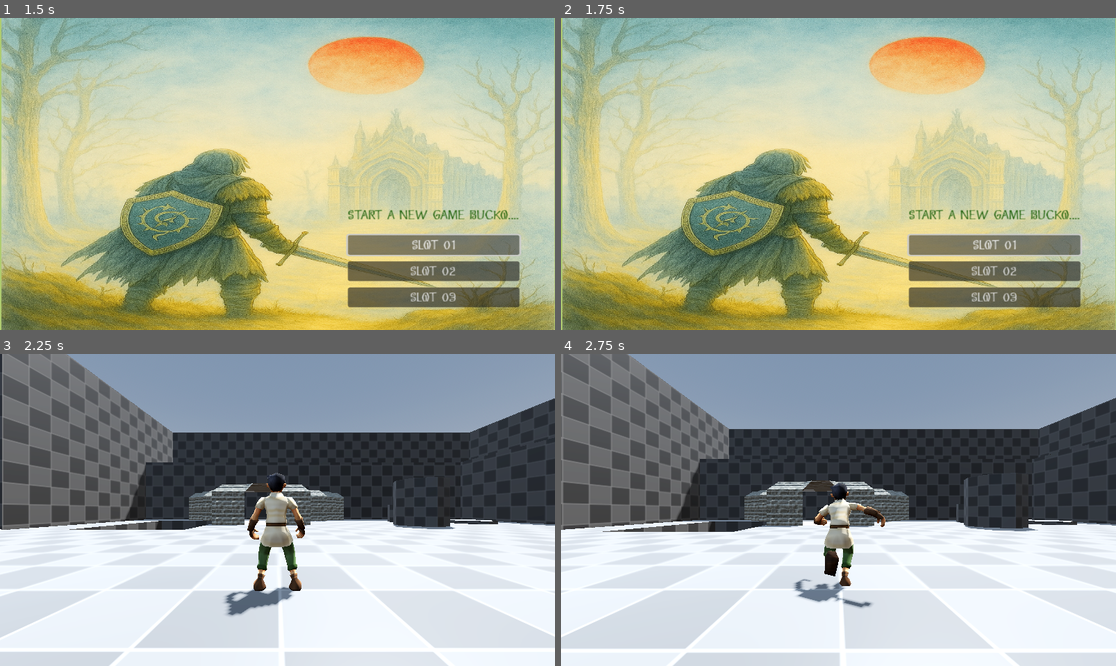
Above: before the commit, frames 1-4 (two rows, left to right).
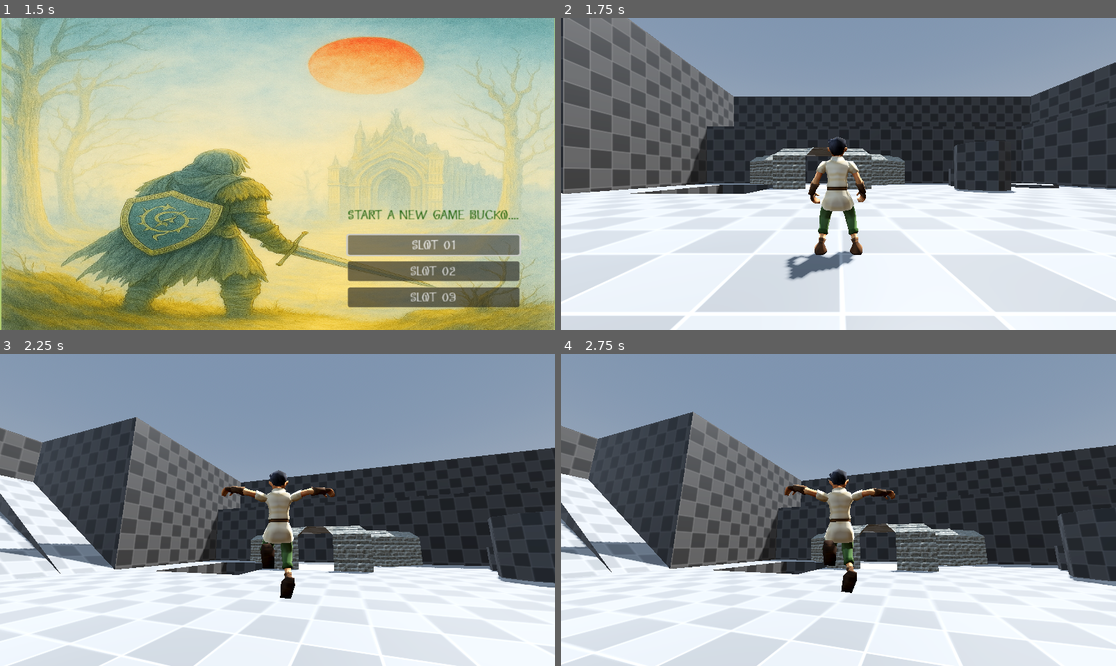
Above: after the commit, the same moments.

Repository: Zeruel702/NOAR
Game: Godot game, scene res://Title_Screen/title_screen.tscn
Two runs of this game, one before a commit and one after it. Both use one fixed random seed, a clock stepped at 60 frames per second and the inputs below.
Inputs (mouse positions are in pixels of both pictures, inside the frame that each line leads up to):
- Up to frame 1 (1.5 s): click "NEW GAME" at 0.5 s; click "SLOT 01" at 1.25 s
- Up to frame 2 (1.75 s): no input
- Up to frame 3 (2.25 s): tap Enter (ui_accept) at 2 s; move the mouse to (305, 510) at 2.02 s; hold W (move_forward) from 2.03 s (still down); click (305, 510) at 2.17 s
- Up to frame 4 (2.75 s): keep holding W (move_forward); tap Enter (ui_accept) at 2.27 s

Frame 1 is identical in both runs. In frame 2, 98% of the frame differs, in the area x 0-100%, y 0-100%; in frame 3, 44%; in frame 4, 44%.

Commit message:
Temp-fix-for-grey-wall
player spawner coming

Diff:
--- a/00_Global/Scene_Manager/Scene_Manager.tscn
+++ b/00_Global/Scene_Manager/Scene_Manager.tscn
@@ -17,7 +17,6 @@
 script = ExtResource("1_4ixls")
 
 [node name="fade" type="Control" parent="."]
-visible = false
 layout_mode = 3
 anchors_preset = 15
 anchor_right = 1.0
@@ -26,7 +25,6 @@
 grow_vertical = 2
 
 [node name="TextureRect" type="TextureRect" parent="fade"]
-visible = false
 modulate = Color(0.054992683, 0.046691895, 0.06640625, 1)
 layout_mode = 1
 anchors_preset = 15
--- a/00_Global/Scene_Manager/scene_manager.gd
+++ b/00_Global/Scene_Manager/scene_manager.gd
@@ -55,7 +55,7 @@
 func fade_screen( from : Vector2, to : Vector2 ) -> Signal:
 	fade.position = from
 	var tween : Tween = create_tween()
-	tween.tween_property( fade, "position", to, 0.5 )
+	tween.tween_property( fade, "position", to, 0.2 )
 	return tween.finished
 
 
--- a/Scenes/Dungeon_1.tscn
+++ b/Scenes/Dungeon_1.tscn
@@ -1,8 +1,9 @@
-[gd_scene load_steps=5 format=3 uid="uid://cdbkd57mcs7ob"]
+[gd_scene load_steps=6 format=3 uid="uid://cdbkd57mcs7ob"]
 
 [ext_resource type="MeshLibrary" uid="uid://dgillw68d86cc" path="res://Scenes/Dungy.tres" id="3_10dtu"]
 [ext_resource type="PackedScene" uid="uid://dp25mdx4alep7" path="res://General/Scene_Transition/Level_Transition.tscn" id="3_42jee"]
 [ext_resource type="PackedScene" uid="uid://b7btr6krr02r3" path="res://00_Global/Scene_Manager/Scene_Manager.tscn" id="4_8yqlw"]
+[ext_resource type="PackedScene" uid="uid://cl7ctby2wmu0e" path="res://Scenes/player.tscn" id="4_10dtu"]
 
 [sub_resource type="Environment" id="Environment_5bmuo"]
 fog_enabled = true
@@ -31,7 +32,9 @@
 
 [node name="Dungeon_Level_Transition1" parent="." instance=ExtResource("3_42jee")]
 transform = Transform3D(1, 0, 0, 0, 1, 0, 0, 0, 1, -104.12458, 0, 0)
-location = 2
+location = 3
 Target_Level = "uid://c7ctc6j6yvi0f"
 
 [node name="SceneManager" parent="." instance=ExtResource("4_8yqlw")]
+
+[node name="Player" parent="." instance=ExtResource("4_10dtu")]
--- a/Scenes/player.tscn
+++ b/Scenes/player.tscn
@@ -98,35 +98,35 @@
 transform = Transform3D(-1, 0, -8.742278e-08, 0, 1, 0, 8.742278e-08, 0, -1, 0, 0, 0)
 
 [node name="Skeleton3D" parent="Mesh/HeroRig_export" index="0"]
-bones/0/position = Vector3(-0.0152454935, 1.0963221, 0.08441145)
+bones/0/position = Vector3(-0.002408538, 1.0993952, 0.10805823)
 bones/0/rotation = Quaternion(1, 5.056924e-15, 1.0658141e-14, 6.16095e-08)
-bones/1/rotation = Quaternion(0.7628112, 0.0368183, -0.03046478, 0.64485306)
-bones/2/rotation = Quaternion(-0.68560916, -0.09229311, 0.027310733, 0.7215789)
-bones/3/rotation = Quaternion(0.4942029, -0.0036453726, 0.041392844, 0.868353)
-bones/4/rotation = Quaternion(0.02439808, -0.012763576, 0.03573012, 0.9989821)
-bones/5/rotation = Quaternion(-0.96627957, -0.04936681, 0.018505162, 0.25204015)
-bones/6/rotation = Quaternion(0.51492965, 0.0035940958, -0.043128867, 0.85613936)
-bones/7/rotation = Quaternion(-0.094858356, -0.0040557254, -0.0034865562, 0.9954764)
-bones/8/rotation = Quaternion(0.9115289, 0.033127237, -0.2799059, -0.2994501)
+bones/1/rotation = Quaternion(0.7603949, 0.055035703, -0.04621683, 0.64547247)
+bones/2/rotation = Quaternion(-0.93955106, -0.12657863, 0.007603504, 0.31806275)
+bones/3/rotation = Quaternion(0.8023646, -0.002489531, 0.067203484, 0.5930334)
+bones/4/rotation = Quaternion(-0.13154982, -0.014833867, 0.028076334, 0.9908009)
+bones/5/rotation = Quaternion(-0.71754605, 0.039485883, -0.01143513, 0.695297)
+bones/6/rotation = Quaternion(0.21566361, 0.004098509, -0.018063292, 0.976292)
+bones/7/rotation = Quaternion(-0.24648309, -0.10131885, 0.009630266, 0.9637883)
+bones/8/rotation = Quaternion(0.9436967, -0.006236397, 0.008996288, -0.33063066)
 bones/9/rotation = Quaternion(-0.06446286, 2.8245384e-07, -5.580818e-09, 0.9979201)
-bones/10/rotation = Quaternion(-0.84742194, 0.21291807, 0.16509831, 0.45747617)
-bones/11/rotation = Quaternion(0.9092119, 0.35497084, -0.16975363, 0.13606352)
-bones/12/rotation = Quaternion(-0.6704234, 0.005260242, -0.05366437, 0.74001694)
-bones/13/rotation = Quaternion(-0.15720953, -0.25941578, 0.17551622, 0.9365803)
+bones/10/rotation = Quaternion(-0.87850696, -4.8080452e-05, -0.00913549, 0.47764212)
+bones/11/rotation = Quaternion(0.9166795, 0.3543889, -0.17627823, 0.055076204)
+bones/12/rotation = Quaternion(-0.49957877, 0.0061515495, -0.039989173, 0.86532307)
+bones/13/rotation = Quaternion(-0.13923372, -0.22893348, 0.27347395, 0.9238049)
 bones/14/rotation = Quaternion(-0.43457532, 0.8950093, -0.07173613, 0.070403956)
 bones/15/rotation = Quaternion(-0.1721431, 0.7210735, 0.19182459, 0.64313537)
 bones/16/rotation = Quaternion(-0.2176696, -0.000106906286, 0.00037531022, 0.9760225)
 bones/17/rotation = Quaternion(-0.1807904, -1.1214855e-06, -2.8545332e-07, 0.98352164)
-bones/18/rotation = Quaternion(-3.5411864e-07, -0.14987326, -2.0966465e-06, 0.9887052)
+bones/18/rotation = Quaternion(-2.8294107e-07, -0.10624256, -2.1033347e-06, 0.9943403)
 bones/19/rotation = Quaternion(0.7206885, -0.6926366, -0.013503368, -0.026083518)
-bones/20/rotation = Quaternion(0.88073283, -0.39290887, -0.13979773, -0.2244751)
-bones/21/rotation = Quaternion(-0.18059944, -0.0069912937, 0.01445611, 0.9834257)
-bones/22/rotation = Quaternion(-0.28867942, 0.18038052, 0.011426158, 0.94021094)
+bones/20/rotation = Quaternion(0.89947444, -0.39422375, 0.1207958, -0.14471325)
+bones/21/rotation = Quaternion(-0.3623056, -0.0066233855, 0.029001044, 0.9315846)
+bones/22/rotation = Quaternion(-0.25085375, 0.2974042, -0.04882875, 0.91991246)
 bones/24/rotation = Quaternion(0.43457517, 0.8950093, -0.07173597, -0.07040379)
 bones/25/rotation = Quaternion(-0.17214316, -0.7210734, -0.19182463, 0.6431355)
 bones/26/rotation = Quaternion(-0.21766958, 0.00010679859, -0.00037532687, 0.9760224)
 bones/27/rotation = Quaternion(-0.18079041, 1.189675e-06, 3.975631e-07, 0.98352164)
-bones/28/rotation = Quaternion(-3.1069533e-07, 0.10750538, 2.1733458e-06, 0.9942045)
+bones/28/rotation = Quaternion(-4.9824644e-07, 0.20202278, 2.122274e-06, 0.9793809)
 bones/29/rotation = Quaternion(0.99971575, 5.6571863e-09, -6.39324e-08, 0.023842182)
 bones/29/scale = Vector3(1.0000002, 0.9999999, 1.0000014)
 
